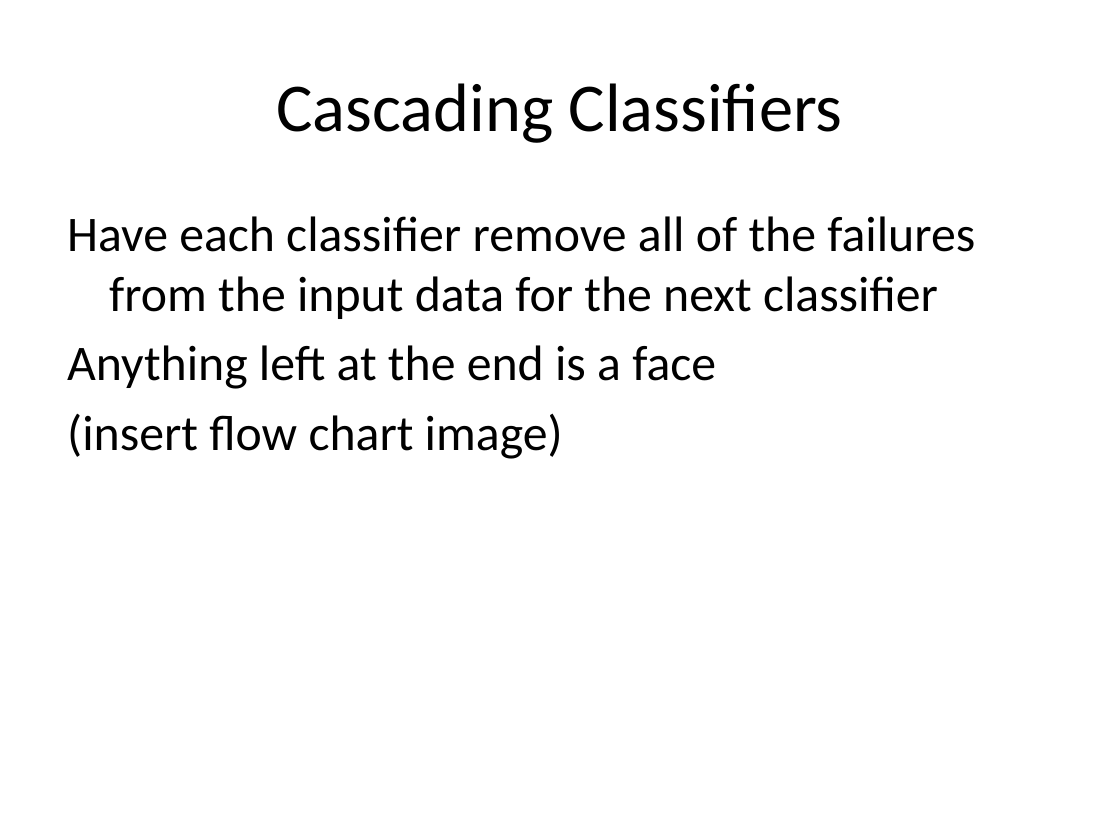
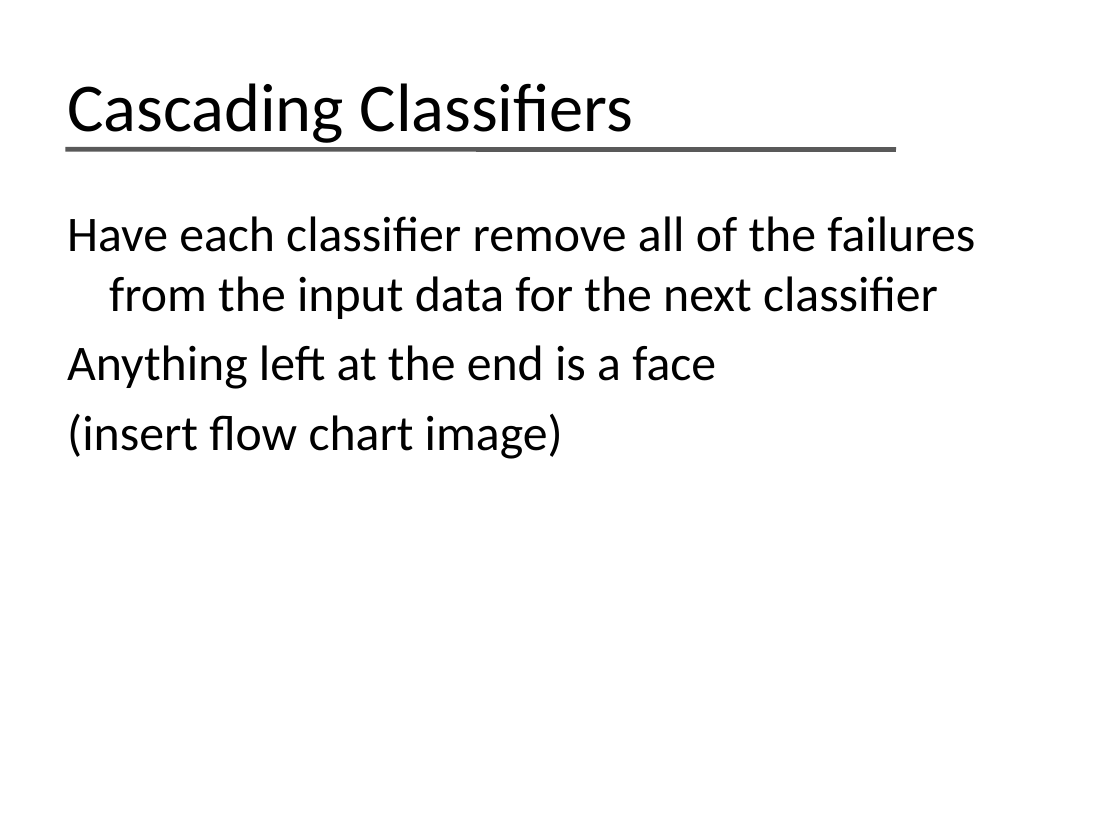
Before and after one commit to phil-monroe/EEC-277---GPU-Face-Detect, a slide deck: slide 5 of presentation/Face Detection on the GPU.pptx. Drawn at 1120x840 pixels with LibreOffice and Linux fonts; fonts in the diff are those of the drawing. Boxes give left, top, right and bottom in pixels: in the first picture for what was removed or moved away, otherwise in the second. Text is boxed around its words. In the diff, an @@ line names an element or a change of style, - is before the commit and + after.

```diff
--- a/presentation/Face Detection on the GPU.pptx
+++ b/presentation/Face Detection on the GPU.pptx
@@ title "Cascading Classifiers" at <box>67,83,634,143</box>: alignment centre to left @@
@@ line added from (65, 149) to (896, 150), #595959 3 pt @@
```
Also in this commit, not shown: 7 other slides changed, 5 slides added, 3 other files.
